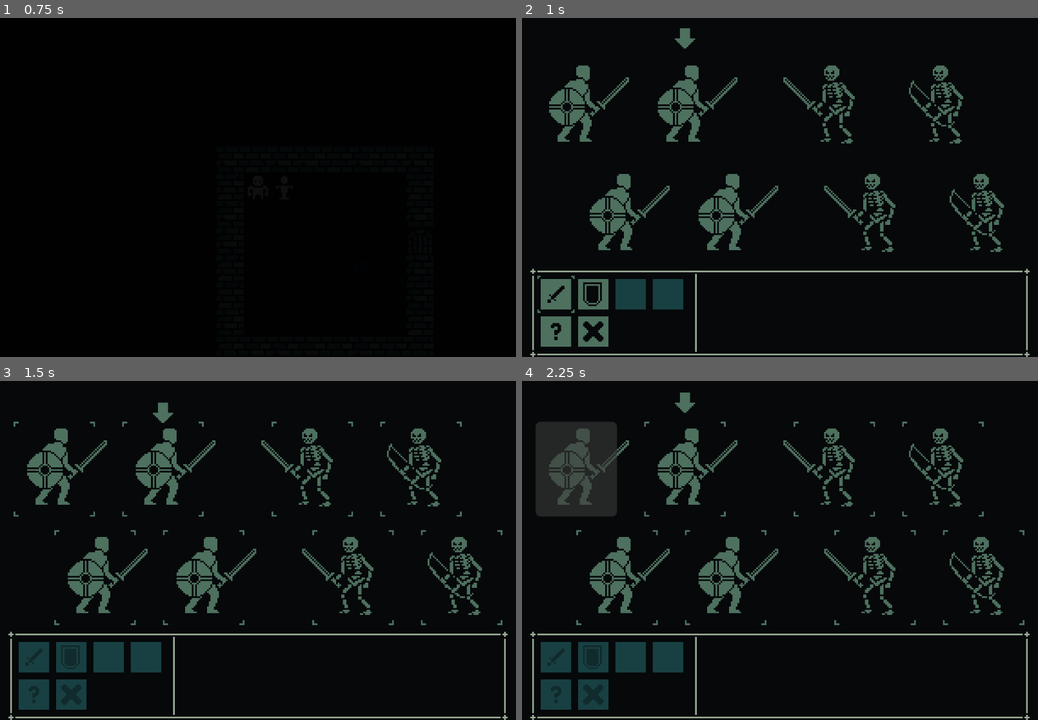
Above: before the commit, frames 1-4 (two rows, left to right).
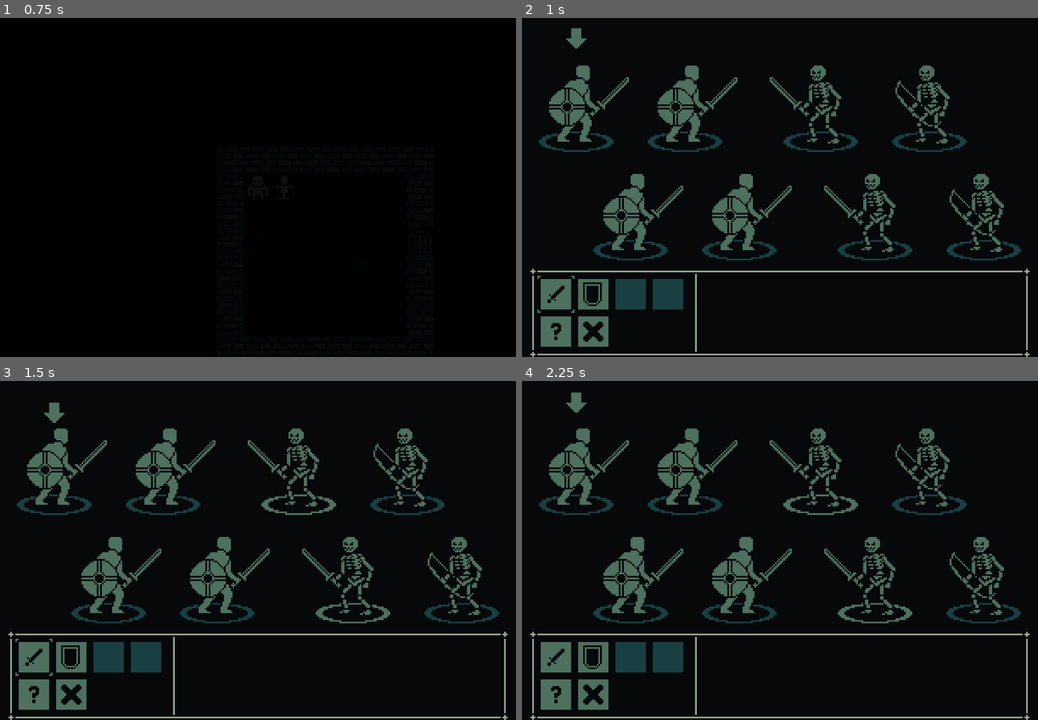
Above: after the commit, the same moments.

Repository: Paraldos/vampire-game
Game: Godot game, scene res://world.tscn
The game is run twice, just before and just after one commit, with the same random seed, the same clock (stepped at 60 frames per second) and the same inputs.
Inputs (mouse positions are in pixels of both pictures, inside the frame that each line leads up to):
- Up to frame 1 (0.75 s): tap Enter at 0.5 s; hold D (right) from 0.53 s (still down)
- Up to frame 2 (1 s): keep holding D (right)
- Up to frame 3 (1.5 s): release D (right) at 1.25 s; click (36, 655) at 1.25 s
- Up to frame 4 (2.25 s): click (578, 469) at 2.02 s

Frame 1 is identical in both runs. In frame 2, 6.8% of the frame differs, in the area x 3-97%, y 3-72%; in frame 3, 9.2%; in frame 4, 13%, in the area x 2-98%, y 3-97%.

Commit message:
selector btn

Diff:
--- a/combat/action_btn.gd
+++ b/combat/action_btn.gd
@@ -1,11 +1,13 @@
 extends DefaultBtn
 
-@export var action : CombatAction
+@export var action : CombatAction:
+	set(value):
+		action = value
+		update()
 var had_focus = false
 
 func _ready() -> void:
 	GlobalSignals.action_selected.connect(_on_action_selected)
-	GlobalSignals.action_cancelled.connect(_on_action_cancelled)
 	update()
 
 func _on_pressed() -> void:
@@ -18,10 +20,4 @@
 	icon = action.img
 
 func _on_action_selected(_selected_action: CombatAction):
-	disabled = true
-
-func _on_action_cancelled() -> void:
-	update()
-	if had_focus:
-		grab_focus()
-	had_focus = false
+	pass
--- a/combat/character_display.gd
+++ b/combat/character_display.gd
@@ -9,7 +9,6 @@
 var character: Character
 
 func _ready() -> void:
-	target_btn.visible = false
 	if slot == -1:
 		queue_free()
 		return
@@ -22,7 +21,7 @@
 
 func _on_action_selected(selected_action: CombatAction) -> void:
 	var frontline := Combat.FRONTLINE_SLOTS.has(slot)
-	target_btn.visible = selected_action.can_target(is_hero, frontline)
+	target_btn.disabled = !selected_action.can_target(is_hero, frontline)
 
 func _on_activate_character(activted_character : Character):
 	active_indicator.visible = activted_character == character
--- a/combat/character_display.tscn
+++ b/combat/character_display.tscn
@@ -3,7 +3,36 @@
 [ext_resource type="Texture2D" uid="uid://4u5jrl8q7f52" path="res://assets/images/symbols.png" id="2_7x2a6"]
 [ext_resource type="Texture2D" uid="uid://ct7tdvbbxw1gt" path="res://assets/images/battle_characters.png" id="2_dkni4"]
 [ext_resource type="Script" uid="uid://dxny0h1x0hykx" path="res://combat/character_display.gd" id="2_ejsst"]
-[ext_resource type="Texture2D" uid="uid://d1htiryb0fd5i" path="res://assets/images/panel_btn.png" id="4_7x2a6"]
+[ext_resource type="Texture2D" uid="uid://drlbmgnvec3b8" path="res://assets/images/target_btn-Sheet.png" id="3_fra55"]
+
+[sub_resource type="AtlasTexture" id="AtlasTexture_fra55"]
+atlas = ExtResource("3_fra55")
+region = Rect2(96, 0, 48, 56)
+
+[sub_resource type="StyleBoxTexture" id="StyleBoxTexture_7x2a6"]
+texture = SubResource("AtlasTexture_fra55")
+texture_margin_bottom = 16.0
+
+[sub_resource type="AtlasTexture" id="AtlasTexture_mjf7x"]
+atlas = ExtResource("3_fra55")
+region = Rect2(48, 0, 48, 56)
+
+[sub_resource type="StyleBoxTexture" id="StyleBoxTexture_mjf7x"]
+texture = SubResource("AtlasTexture_mjf7x")
+texture_margin_bottom = 16.0
+
+[sub_resource type="AtlasTexture" id="AtlasTexture_gbtqw"]
+atlas = ExtResource("3_fra55")
+region = Rect2(0, 0, 48, 56)
+
+[sub_resource type="StyleBoxTexture" id="StyleBoxTexture_xstdr"]
+texture = SubResource("AtlasTexture_gbtqw")
+texture_margin_bottom = 16.0
+
+[sub_resource type="Theme" id="Theme_fra55"]
+Button/styles/disabled = SubResource("StyleBoxTexture_7x2a6")
+Button/styles/focus = SubResource("StyleBoxTexture_mjf7x")
+Button/styles/normal = SubResource("StyleBoxTexture_xstdr")
 
 [sub_resource type="AtlasTexture" id="AtlasTexture_7x2a6"]
 atlas = ExtResource("2_7x2a6")
@@ -47,34 +76,17 @@
 &"loop": SubResource("Animation_fra55")
 }
 
-[sub_resource type="AtlasTexture" id="AtlasTexture_reu0v"]
-atlas = ExtResource("4_7x2a6")
-region = Rect2(16, 0, 16, 16)
-
-[sub_resource type="StyleBoxTexture" id="StyleBoxTexture_mjf7x"]
-texture = SubResource("AtlasTexture_reu0v")
-texture_margin_left = 3.0
-texture_margin_top = 3.0
-texture_margin_right = 3.0
-texture_margin_bottom = 3.0
-
-[sub_resource type="AtlasTexture" id="AtlasTexture_8brfp"]
-atlas = ExtResource("4_7x2a6")
-region = Rect2(0, 0, 16, 16)
-
-[sub_resource type="StyleBoxTexture" id="StyleBoxTexture_xstdr"]
-texture = SubResource("AtlasTexture_8brfp")
-texture_margin_left = 3.0
-texture_margin_top = 3.0
-texture_margin_right = 3.0
-texture_margin_bottom = 3.0
-
-[sub_resource type="Theme" id="Theme_fra55"]
-Button/styles/focus = SubResource("StyleBoxTexture_mjf7x")
-Button/styles/normal = SubResource("StyleBoxTexture_xstdr")
-
 [node name="CharacterDisplay" type="Node2D" unique_id=747938848]
 script = ExtResource("2_ejsst")
+
+[node name="TargetBtn" type="Button" parent="." unique_id=1347865975]
+unique_name_in_owner = true
+offset_left = -24.0
+offset_top = -24.0
+offset_right = 24.0
+offset_bottom = 32.0
+theme = SubResource("Theme_fra55")
+disabled = true
 
 [node name="ActiveIndicator" type="Node2D" parent="." unique_id=462550968]
 unique_name_in_owner = true
@@ -90,11 +102,3 @@
 
 [node name="MainSprite" type="Sprite2D" parent="." unique_id=260166518]
 texture = ExtResource("2_dkni4")
-
-[node name="TargetBtn" type="Button" parent="." unique_id=1347865975]
-unique_name_in_owner = true
-offset_left = -24.0
-offset_top = -24.0
-offset_right = 24.0
-offset_bottom = 32.0
-theme = SubResource("Theme_fra55")
--- a/combat/combat_window.tscn
+++ b/combat/combat_window.tscn
@@ -18,27 +18,27 @@
 [node name="PlayerSlots" type="Node2D" parent="." unique_id=1841714408]
 
 [node name="HeroSlot1" type="Marker2D" parent="PlayerSlots" unique_id=841562566]
+position = Vector2(96, 48)
+
+[node name="HeroSlot2" type="Marker2D" parent="PlayerSlots" unique_id=666145081]
+position = Vector2(128, 112)
+
+[node name="HeroSlot3" type="Marker2D" parent="PlayerSlots" unique_id=344330036]
 position = Vector2(32, 48)
 
-[node name="HeroSlot2" type="Marker2D" parent="PlayerSlots" unique_id=666145081]
-position = Vector2(56, 112)
-
-[node name="HeroSlot3" type="Marker2D" parent="PlayerSlots" unique_id=344330036]
-position = Vector2(96, 48)
-
 [node name="HeroSlot4" type="Marker2D" parent="PlayerSlots" unique_id=503873283]
-position = Vector2(120, 112)
+position = Vector2(64, 112)
 
 [node name="EnemySlots" type="Node2D" parent="." unique_id=97245352]
 
 [node name="EnemySlot0" type="Marker2D" parent="EnemySlots" unique_id=2112788354]
-position = Vector2(184, 48)
+position = Vector2(176, 48)
 
 [node name="EnemySlot1" type="Marker2D" parent="EnemySlots" unique_id=1625402426]
 position = Vector2(208, 112)
 
 [node name="EnemySlot2" type="Marker2D" parent="EnemySlots" unique_id=852865614]
-position = Vector2(248, 48)
+position = Vector2(240, 48)
 
 [node name="EnemySlot3" type="Marker2D" parent="EnemySlots" unique_id=959659981]
 position = Vector2(272, 112)
--- a/data/combat_actions/defend.tres
+++ b/data/combat_actions/defend.tres
@@ -11,4 +11,5 @@
 script = ExtResource("1_maj3s")
 title = "Defend"
 img = SubResource("AtlasTexture_mvehk")
+enemy_targets = 0
 metadata/_custom_type_script = "uid://dmyvvs8hheiig"
--- a/data/combat_actions/info.tres
+++ b/data/combat_actions/info.tres
@@ -1,14 +1,14 @@
 [gd_resource type="Resource" script_class="CombatAction" format=3 uid="uid://dnfjg6swtrc6j"]
 
-[ext_resource type="Script" uid="uid://dmyvvs8hheiig" path="res://data/templates/combat_action.gd" id="1_1s5c7"]
-[ext_resource type="Texture2D" uid="uid://s2xebhigljv4" path="res://assets/images/actions.png" id="1_hyte5"]
+[ext_resource type="Texture2D" uid="uid://s2xebhigljv4" path="res://assets/images/actions.png" id="1_17o0s"]
+[ext_resource type="Script" uid="uid://dmyvvs8hheiig" path="res://data/templates/combat_action.gd" id="2_aibor"]
 
 [sub_resource type="AtlasTexture" id="AtlasTexture_hyte5"]
-atlas = ExtResource("1_hyte5")
+atlas = ExtResource("1_17o0s")
 region = Rect2(16, 16, 16, 16)
 
 [resource]
-script = ExtResource("1_1s5c7")
+script = ExtResource("2_aibor")
 title = "Info"
 img = SubResource("AtlasTexture_hyte5")
 metadata/_custom_type_script = "uid://dmyvvs8hheiig"
--- a/data/combat_actions/slash.tres
+++ b/data/combat_actions/slash.tres
@@ -11,4 +11,6 @@
 script = ExtResource("2_7rrv7")
 title = "Slash"
 img = SubResource("AtlasTexture_h7ycu")
+hero_targets = 0
+enemy_targets = 1
 metadata/_custom_type_script = "uid://dmyvvs8hheiig"
--- a/data/templates/combat_action.gd
+++ b/data/templates/combat_action.gd
@@ -18,10 +18,17 @@
 func select() -> void:
 	CombatManager.select_action(self)
 
-func can_target(target_is_hero: bool, frontline: bool) -> bool:
-	var valid_targets := hero_targets if target_is_hero else enemy_targets
-	var target_line := FRONTLINE if frontline else BACKLINE
-	return valid_targets & target_line != 0
+func can_target(target_is_hero: bool, target_is_frontline: bool) -> bool:
+	if target_is_hero:
+		if target_is_frontline:
+			return hero_targets & FRONTLINE != 0
+		else:
+			return hero_targets & BACKLINE != 0
+	else:
+		if target_is_frontline:
+			return enemy_targets & FRONTLINE != 0
+		else:
+			return enemy_targets & BACKLINE != 0
 
 func can_use(target: Character) -> bool:
 	return target != null
Binary file added: assets/images/target_btn-Sheet.png
Not shown, added: assets/images/target_btn-Sheet.png.import
Binary file added: assets/images/target_btn.aseprite
